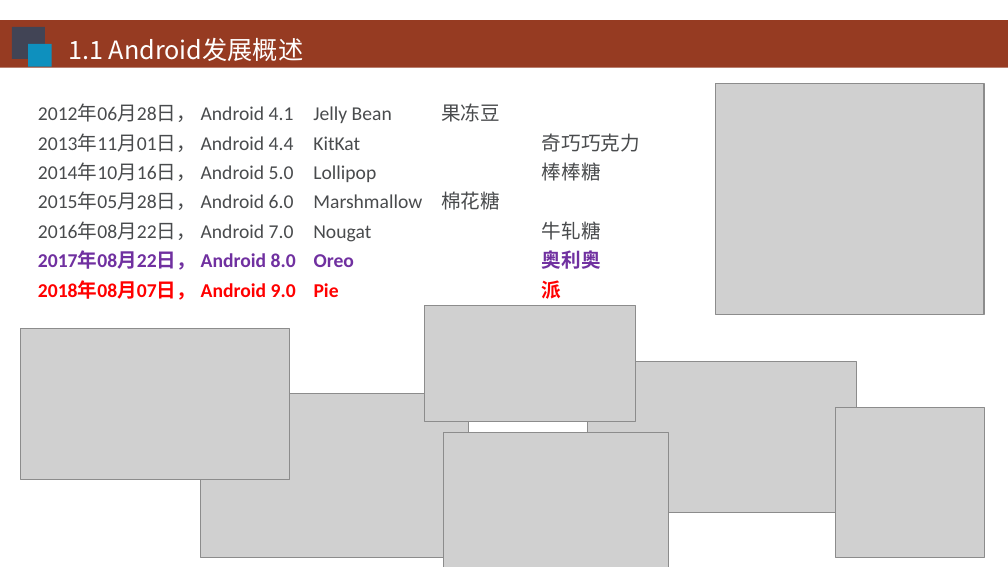
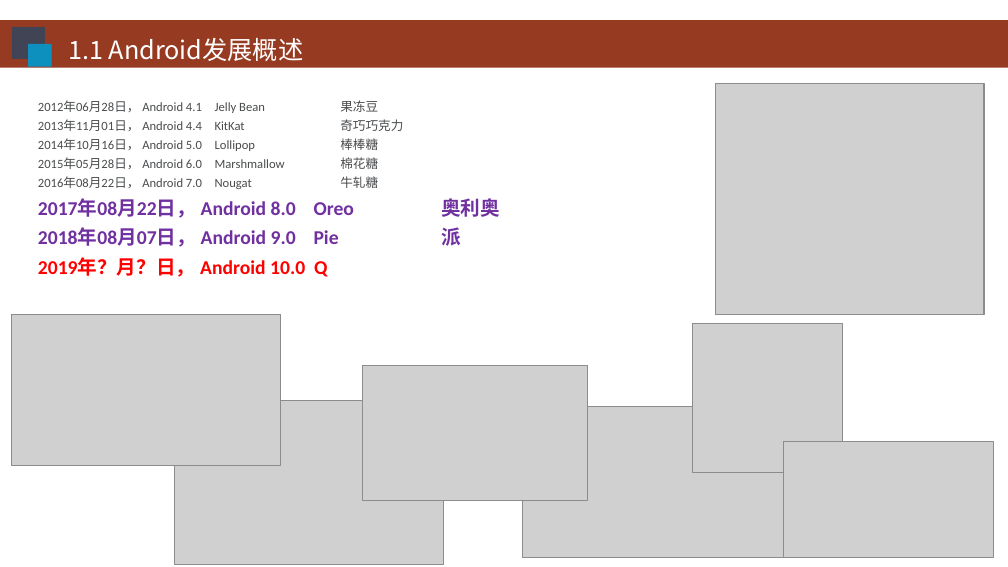
Before and after one commit to HBU/Android-PPT, a slide deck: slide 4 of 01.0 -- 配置环境 -- 第01章.ppt. Drawn at 1008x567 pixels with LibreOffice and Linux fonts; fonts in the diff are those of the drawing; grey boxes stand for pictures; background and template pictures are left out. Boxes give left, top, right and bottom in pixels: in the first picture for what was removed or moved away, otherwise in the second. Text is boxed around its words. In the diff, an @@ line names an element or a change of style, - is before the commit and + after.

```diff
--- a/01.0 -- 配置环境 -- 第01章.ppt
+++ b/01.0 -- 配置环境 -- 第01章.ppt
@@ text at [38,100,461,247]: size 14 to 9 pt in "2012年06月28日， Android 4.1 Jelly Bean 果冻豆", "2013年11月01日， Android 4.4 KitKat 奇巧巧克力", "2014年10月16日， Android 5.0 Lollipop 棒棒糖", "2015年05月28日， Android 6.0 Marshmallow 棉花糖" and 1 more places; text colour #FF0000 to #7030A0 in "2018年08月07日， Android 9.0 Pie 派" @@
@@ text at [38,258,327,277]: paragraph added @@
+2019年？月？日， Android 10.0 Q
@@ picture: place and size @@
-picture at [21,329,290,480]
+picture at [12,314,281,466]
@@ picture: place and size @@
-picture at [835,408,984,557]
+picture at [692,324,842,473]
@@ picture: place and size @@
-picture at [444,433,668,567]
+picture at [363,366,588,501]
@@ picture: place and size @@
-picture at [201,393,470,557]
+picture at [174,401,444,564]
@@ picture: place and size @@
-picture at [588,362,857,513]
+picture at [523,406,792,557]
@@ picture: place and size @@
-picture at [425,305,636,421]
+picture at [783,442,994,557]
```
Also in this commit, not shown: 3 other slides changed, 1 other file.
